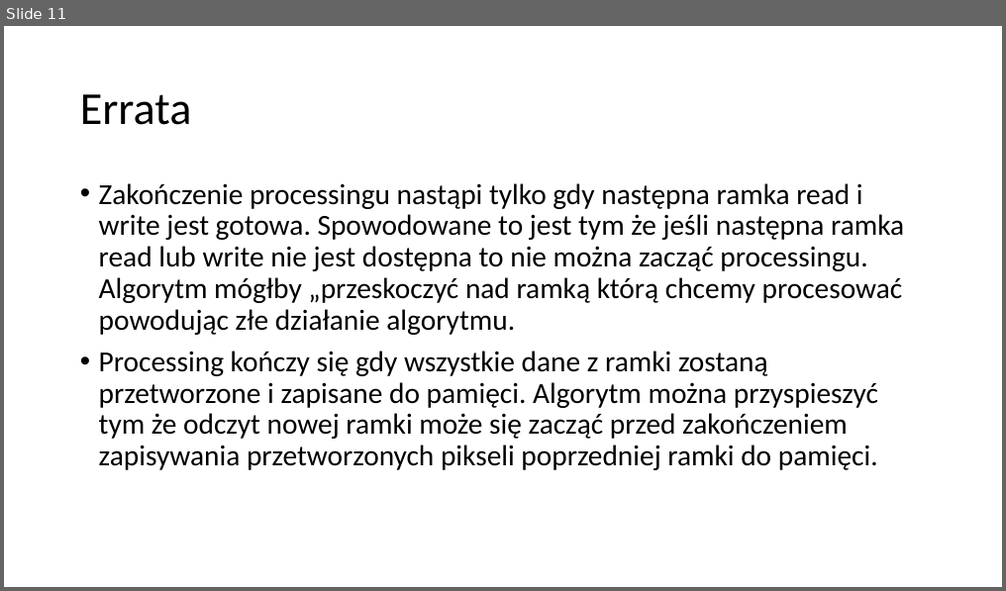
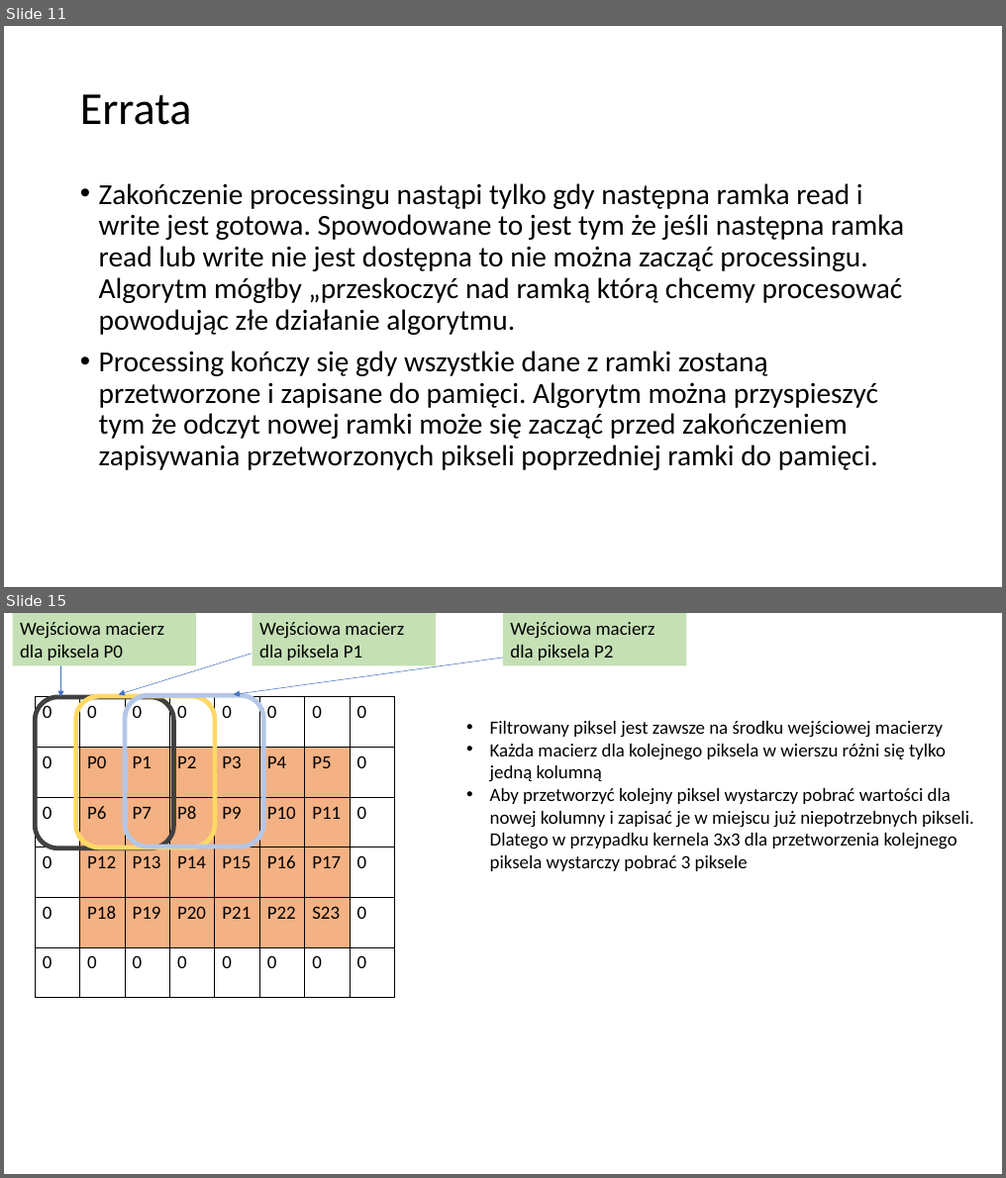
Before and after one commit to rfeiglewicz/SDWP_PROJECT, a slide deck: Prezentacja_splotowa_filtracja_obrazu.pptx. Shown one above the other, each under a label of ours: slide 11 before the commit, slides 11 and 15 after it; the slides between them are not shown. The pictures are 1006x591 and 1006x1178 pixels, drawn with LibreOffice and Linux fonts; fonts in the diff are those of the drawing. Boxes give left, top, right and bottom in pixels: in the first picture for what was removed or moved away, otherwise in the second. Text is boxed around its words. In the diff, an @@ line names an element or a change of style, - is before the commit and + after.

```diff
--- a/Prezentacja_splotowa_filtracja_obrazu.pptx
+++ b/Prezentacja_splotowa_filtracja_obrazu.pptx
@@ slide 15 added at box(4, 613, 1002, 1174), background #FFFFFF @@
@@ rectangle added at box(12, 613, 196, 666), fill #C5E0B4, 18 pt, text #000000 @@
+Wejściowa macierz dla piksela P0
@@ rectangle added at box(252, 613, 436, 666), fill #C5E0B4, 18 pt, text #000000 @@
+Wejściowa macierz dla piksela P1
@@ rectangle added at box(503, 613, 687, 666), fill #C5E0B4, 18 pt, text #000000 @@
+Wejściowa macierz dla piksela P2
@@ arrow added from (60, 661) to (60, 697), #4472C4 0.5 pt @@
@@ arrow added from (252, 654) to (119, 694), #4472C4 0.5 pt @@
@@ arrow added from (503, 658) to (234, 694), #4472C4 0.5 pt @@
@@ table added at box(35, 697, 394, 998), 6 rows, 8 columns @@
+0 | 0 | 0 | 0 | 0 | 0 | 0 | 0
+0 | P0 | P1 | P2 | P3 | P4 | P5 | 0
+0 | P6 | P7 | P8 | P9 | P10 | P11 | 0
+0 | P12 | P13 | P14 | P15 | P16 | P17 | 0
+0 | P18 | P19 | P20 | P21 | P22 | S23 | 0
+0 | 0 | 0 | 0 | 0 | 0 | 0 | 0
@@ rounded rectangle added at box(35, 697, 174, 848), outline #404040 4.5 pt @@
@@ rounded rectangle added at box(76, 696, 215, 848), outline #FFD966 4.5 pt @@
@@ rounded rectangle added at box(125, 695, 263, 847), outline #B4C7E7 4.5 pt @@
@@ text added at box(490, 721, 974, 871), 18 pt, text #000000 @@
+• Filtrowany piksel jest zawsze na środku wejściowej macierzy
+• Każda macierz dla kolejnego piksela w wierszu różni się tylko jedną kolumną
+• Aby przetworzyć kolejny piksel wystarczy pobrać wartości dla nowej kolumny i zapisać je w miejscu już niepotrzebnych pikseli. Dlatego w przypadku kernela 3x3 dla przetworzenia kolejnego piksela wystarczy pobrać 3 piksele
```
Also in this commit, not shown: 6 other slides added, 1 slide removed, 2 other files.
